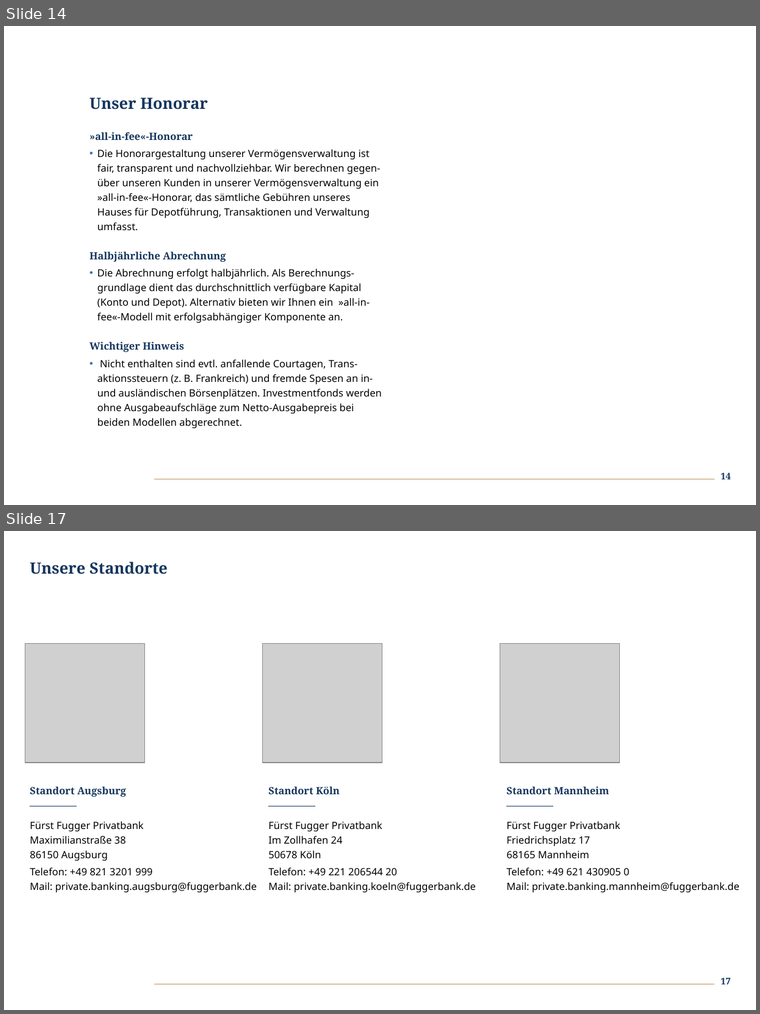
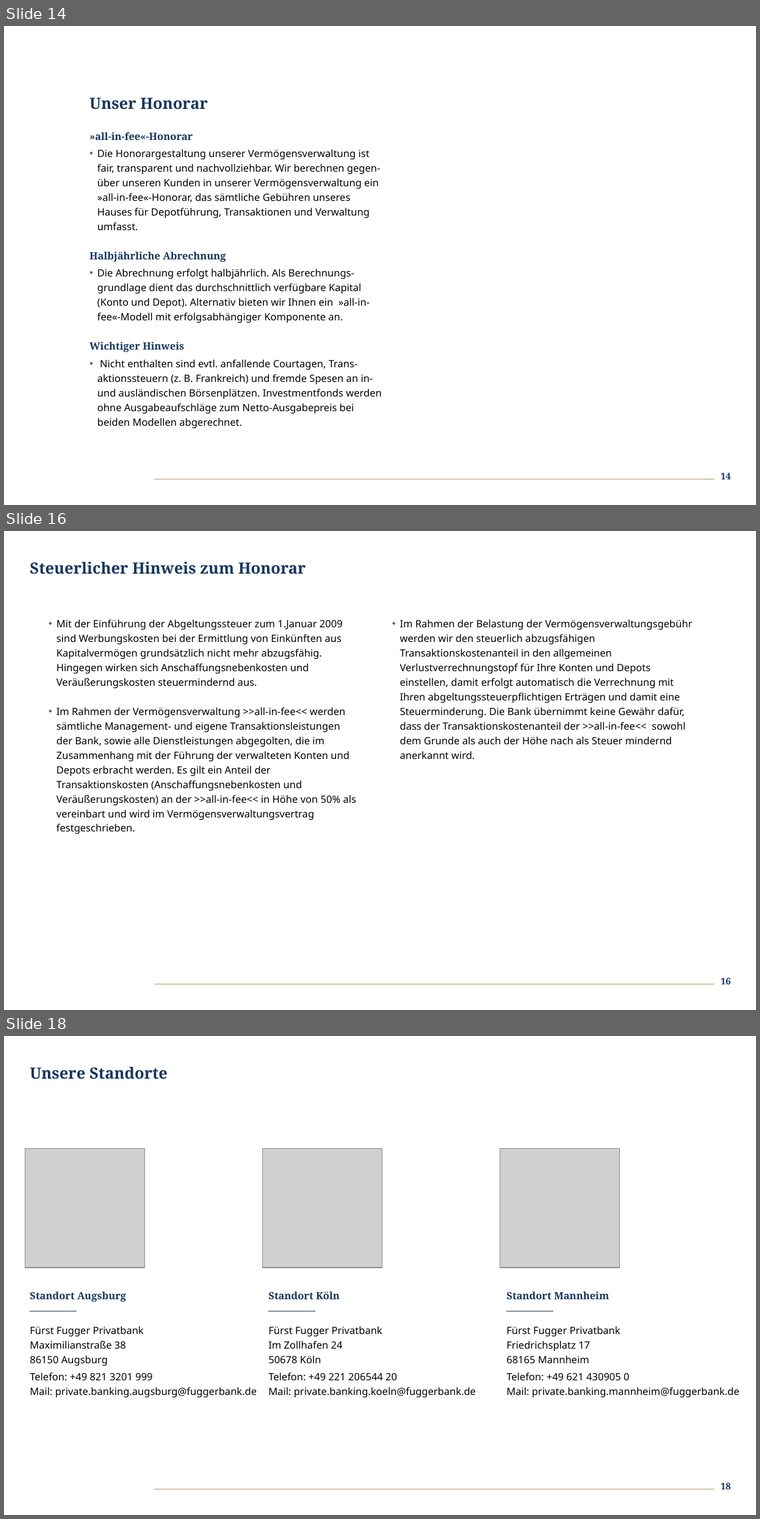
Before and after one commit to FFPBAM/Performancetool, a slide deck: Vorlage/Vorlage_Thema_ProDividende.pptx. Shown one above the other, each under a label of ours: slides 14 and 17 before the commit, slides 14, 16 and 18 after it; the slides between them are not shown. The pictures are 760x1014 and 760x1519 pixels, drawn with LibreOffice and Linux fonts; fonts in the diff are those of the drawing; grey boxes stand for pictures; background and template pictures are left out. Boxes give left, top, right and bottom in pixels: in the first picture for what was removed or moved away, otherwise in the second. Text is boxed around its words. In the diff, an @@ line names an element or a change of style, - is before the commit and + after.

```diff
--- a/Vorlage/Vorlage_Thema_ProDividende.pptx
+++ b/Vorlage/Vorlage_Thema_ProDividende.pptx
@@ slide 16 added at (x1=4, y1=531, x2=756, y2=1010), background #FFFFFF; not listed: 1 template element that a slide beside it also shows @@
@@ title added at (x1=30, y1=561, x2=306, y2=574), 17 pt, text #14355C, bold @@
+Steuerlicher Hinweis zum Honorar
@@ text added at (x1=56, y1=619, x2=356, y2=834), 11 pt, text #000000 @@
+    • Mit der Einführung der Abgeltungssteuer zum 1.Januar 2009 sind Werbungskosten bei der Ermittlung von Einkünften aus Kapitalvermögen grundsätzlich nicht mehr abzugsfähig. Hingegen wirken sich Anschaffungsnebenkosten und Veräußerungskosten steuermindernd aus.
+    • Im Rahmen der Vermögensverwaltung >>all-in-fee<< werden sämtliche Management- und eigene Transaktionsleistungen der Bank, sowie alle Dienstleistungen abgegolten, die im Zusammenhang mit der Führung der verwalteten Konten und Depots erbracht werden. Es gilt ein Anteil der Transaktionskosten (Anschaffungsnebenkosten und Veräußerungskosten) an der >>all-in-fee<< in Höhe von 50% als vereinbart und wird im Vermögensverwaltungsvertrag festgeschrieben.
@@ text added at (x1=400, y1=619, x2=692, y2=759), 11 pt, text #000000 @@
+    • Im Rahmen der Belastung der Vermögensverwaltungsgebühr werden wir den steuerlich abzugsfähigen Transaktionskostenanteil in den allgemeinen Verlustverrechnungstopf für Ihre Konten und Depots einstellen, damit erfolgt automatisch die Verrechnung mit Ihren abgeltungssteuerpflichtigen Erträgen und damit eine Steuerminderung. Die Bank übernimmt keine Gewähr dafür, dass der Transaktionskostenanteil der >>all-in-fee<< sowohl dem Grunde als auch der Höhe nach als Steuer mindernd anerkannt wird.
@@ page number added at (x1=720, y1=978, x2=731, y2=985), 10 pt, text #14355C, bold @@
+16
@@ what was slide 17 is now slide 18 @@
@@ page number at (x1=720, y1=1483, x2=731, y2=1490): text changed @@
-17
+18
```
Also in this commit, not shown: 2 slides changed, 6 other files.
